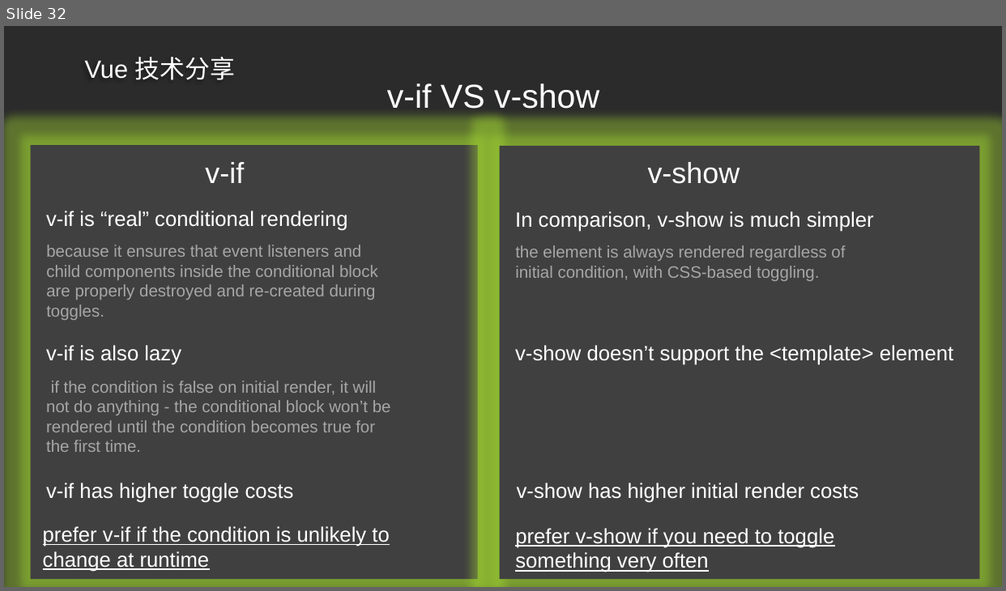
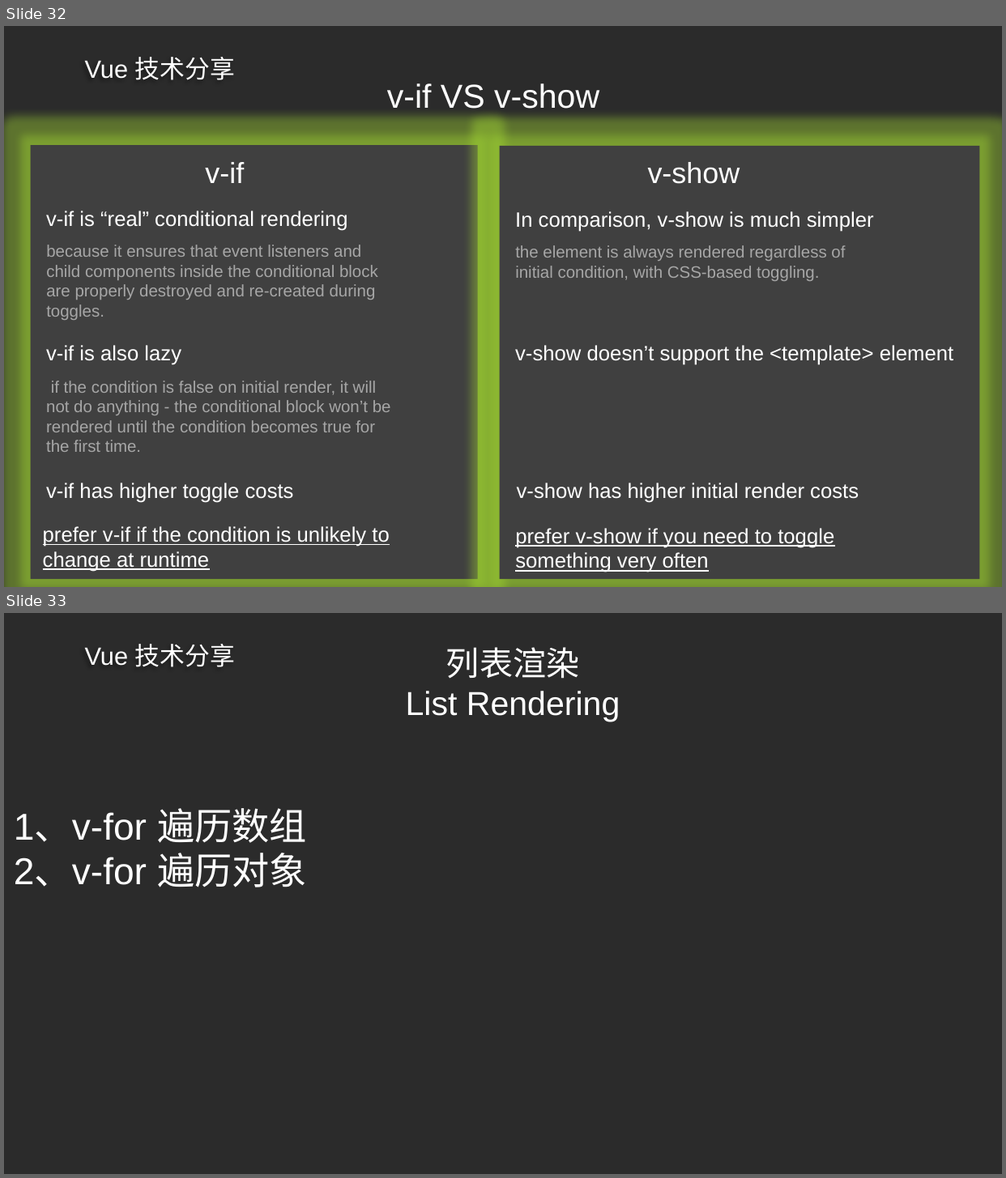
Before and after one commit to ldjdd/traing-library, a slide deck: vue/成稿.pptx. Shown one above the other, each under a label of ours: slide 32 before the commit, slides 32 and 33 after it. The pictures are 1006x591 and 1006x1178 pixels, drawn with LibreOffice and Linux fonts; fonts in the diff are those of the drawing; background and template pictures are left out; a plain dark background stands for a picture behind light text. Boxes give left, top, right and bottom in pixels: in the first picture for what was removed or moved away, otherwise in the second. Text is boxed around its words. In the diff, an @@ line names an element or a change of style, - is before the commit and + after.

```diff
--- a/vue/成稿.pptx
+++ b/vue/成稿.pptx
@@ slide 33 added at (x1=4, y1=613, x2=1002, y2=1174), background picture (left out); not listed: 1 template element that a slide beside it also shows @@
@@ title added at (x1=406, y1=647, x2=620, y2=722), 32 pt, text #FFFFFF @@
+列表渲染
+List Rendering
@@ text added at (x1=14, y1=808, x2=307, y2=888), 36 pt, text #FFFFFF @@
+1、v-for 遍历数组
+2、v-for 遍历对象
```
Also in this commit, not shown: 2 other slides added, 12 other files.
